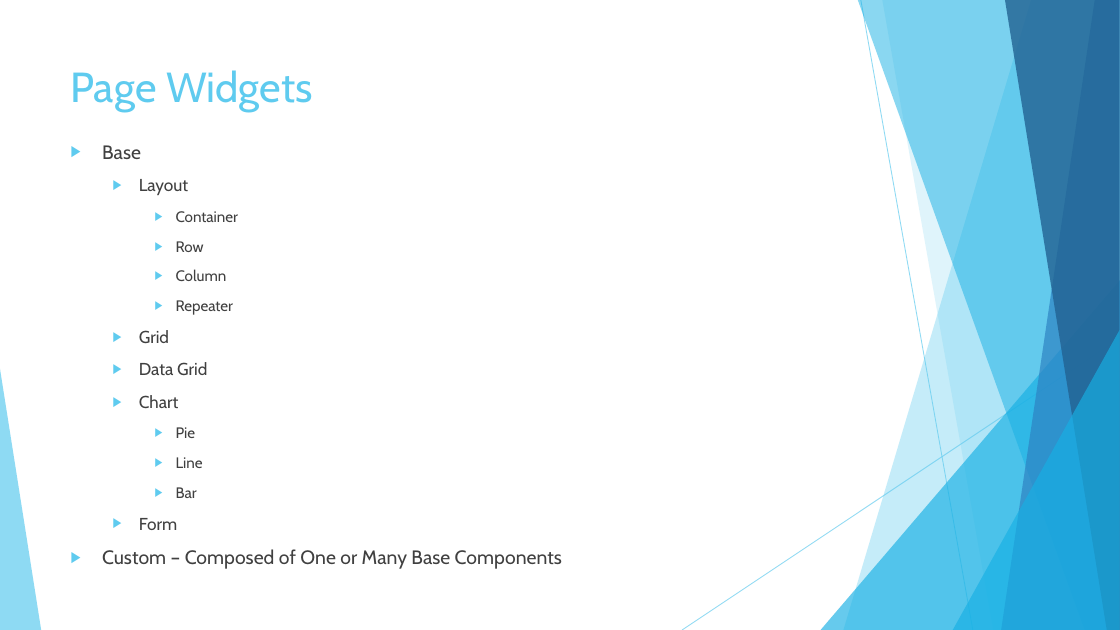
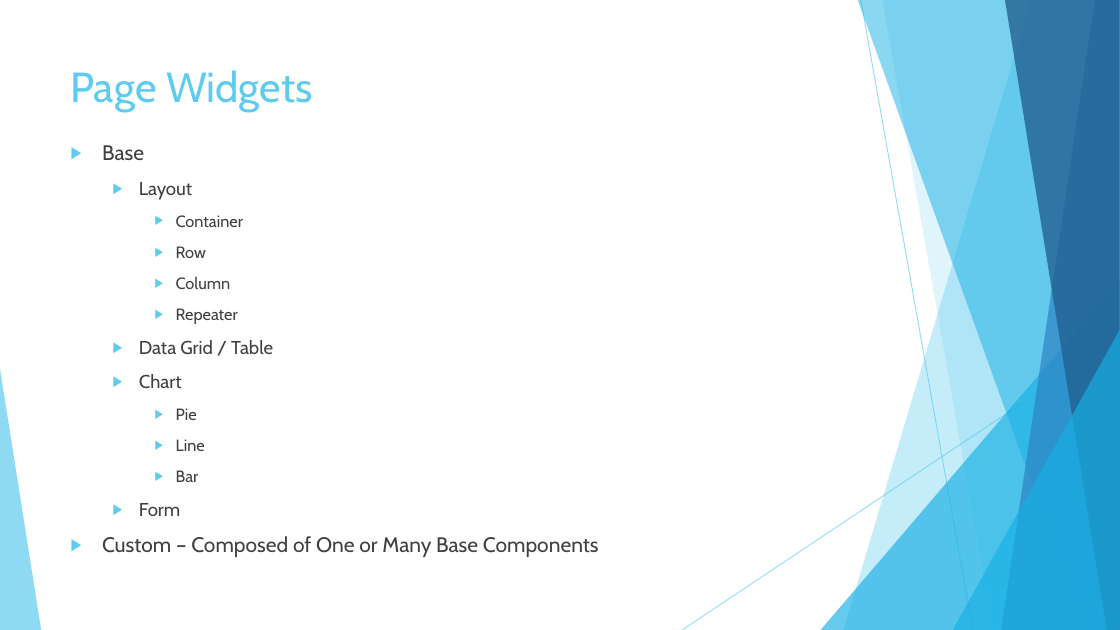
Before and after one commit to AngularDashboardFramework/AngularDashboardFramework, a slide deck: slide 6 of docs/DesignArchitecture.pptx. Drawn at 1120x630 pixels with LibreOffice and Linux fonts; fonts in the diff are those of the drawing. Boxes give left, top, right and bottom in pixels: in the first picture for what was removed or moved away, otherwise in the second. Text is boxed around its words. In the diff, an @@ line names an element or a change of style, - is before the commit and + after.

```diff
--- a/docs/DesignArchitecture.pptx
+++ b/docs/DesignArchitecture.pptx
@@ text at <box>102,145,599,557</box>: size 16.6 to 18 pt in "Base", "Custom – Composed of One or Many ..."; size 14.8 to 16 pt in "Layout", "Chart", "Form"; size 12.9 to 14 pt in "Container", "Row", "Column", "Repeater" and 3 more places @@
@@ text at <box>139,340,273,355</box>: text changed; size 14.8 to 16 pt @@
-  ▶ Grid
-  ▶ Data Grid
+  ▶ Data Grid / Table
```
Also in this commit, not shown: 1 slide added, 50 other files.
